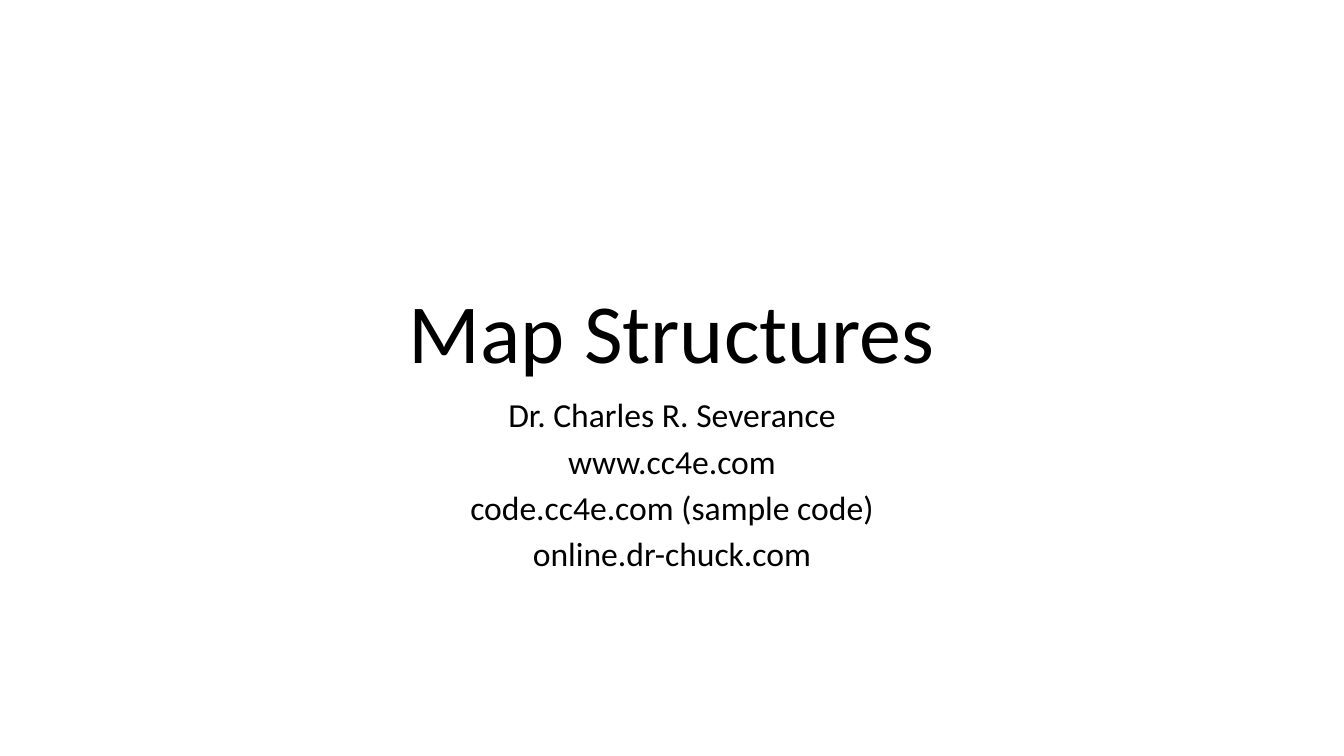
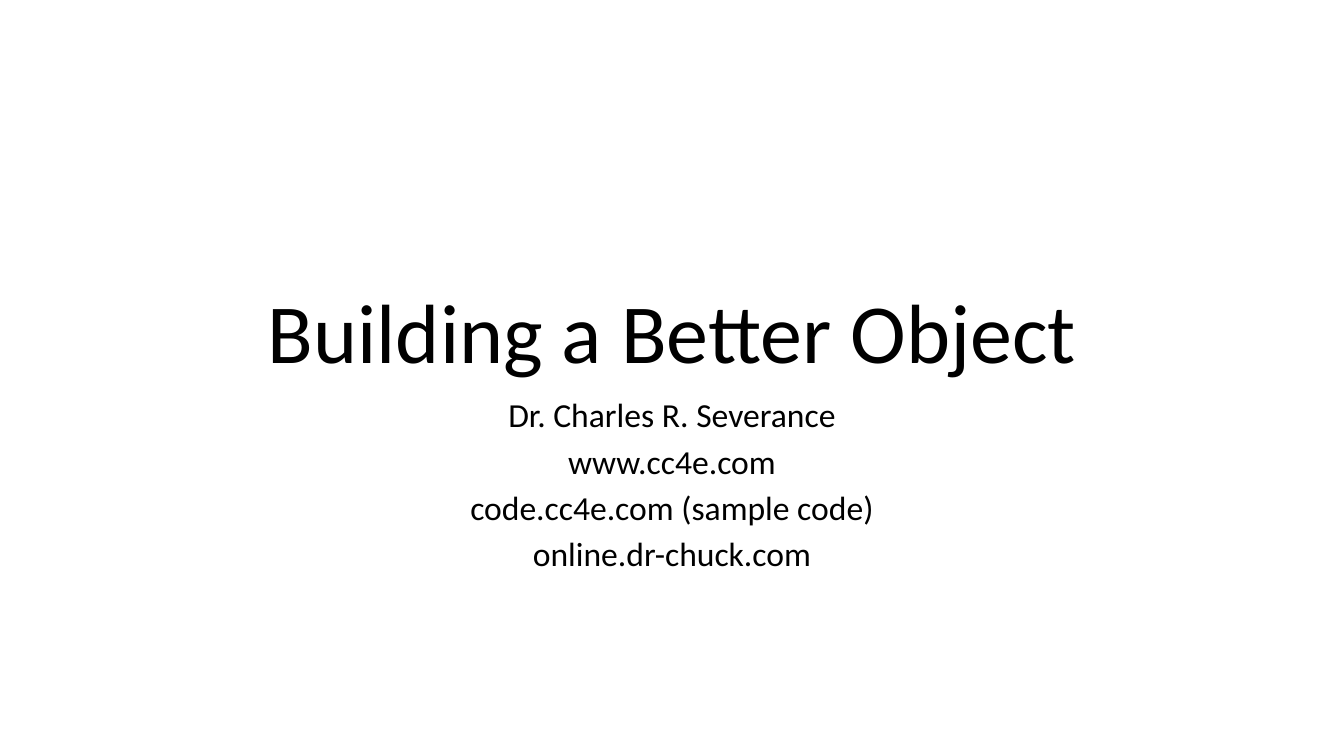
Before and after one commit to csev/cc4e, a slide deck: slide 1 of lectures/CC-04-Maps.pptx. Drawn at 1344x756 pixels with LibreOffice and Linux fonts; fonts in the diff are those of the drawing. Boxes give left, top, right and bottom in pixels: in the first picture for what was removed or moved away, otherwise in the second. Text is boxed around its words. In the diff, an @@ line names an element or a change of style, - is before the commit and + after.

```diff
--- a/lectures/CC-04-Maps.pptx
+++ b/lectures/CC-04-Maps.pptx
@@ title at (268,304,1075,378): text changed @@
-Map Structures
+Building a Better Object
```
Also in this commit, not shown: 1 other slide changed, 15 slides added, 1 slide removed, 7 other files.
